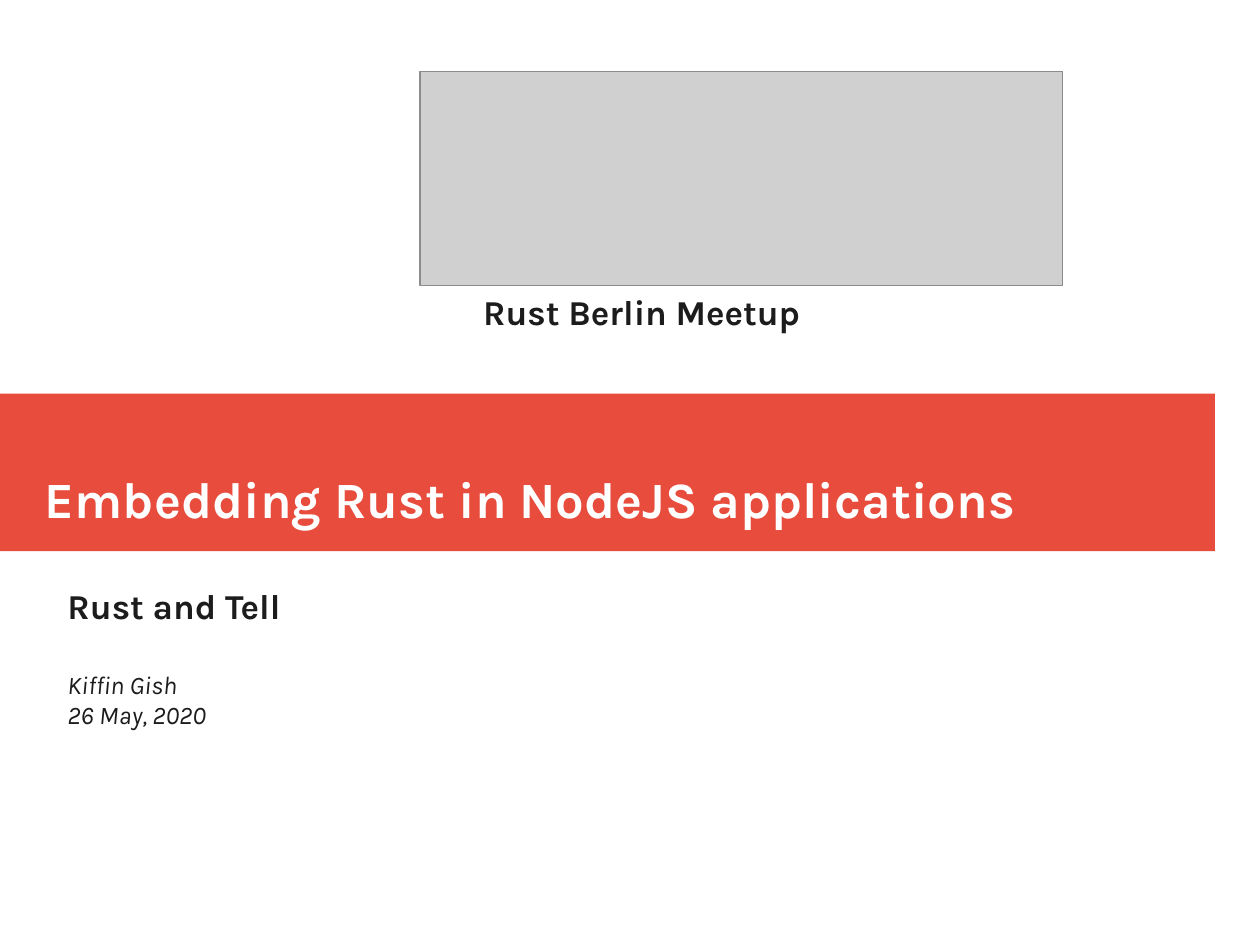
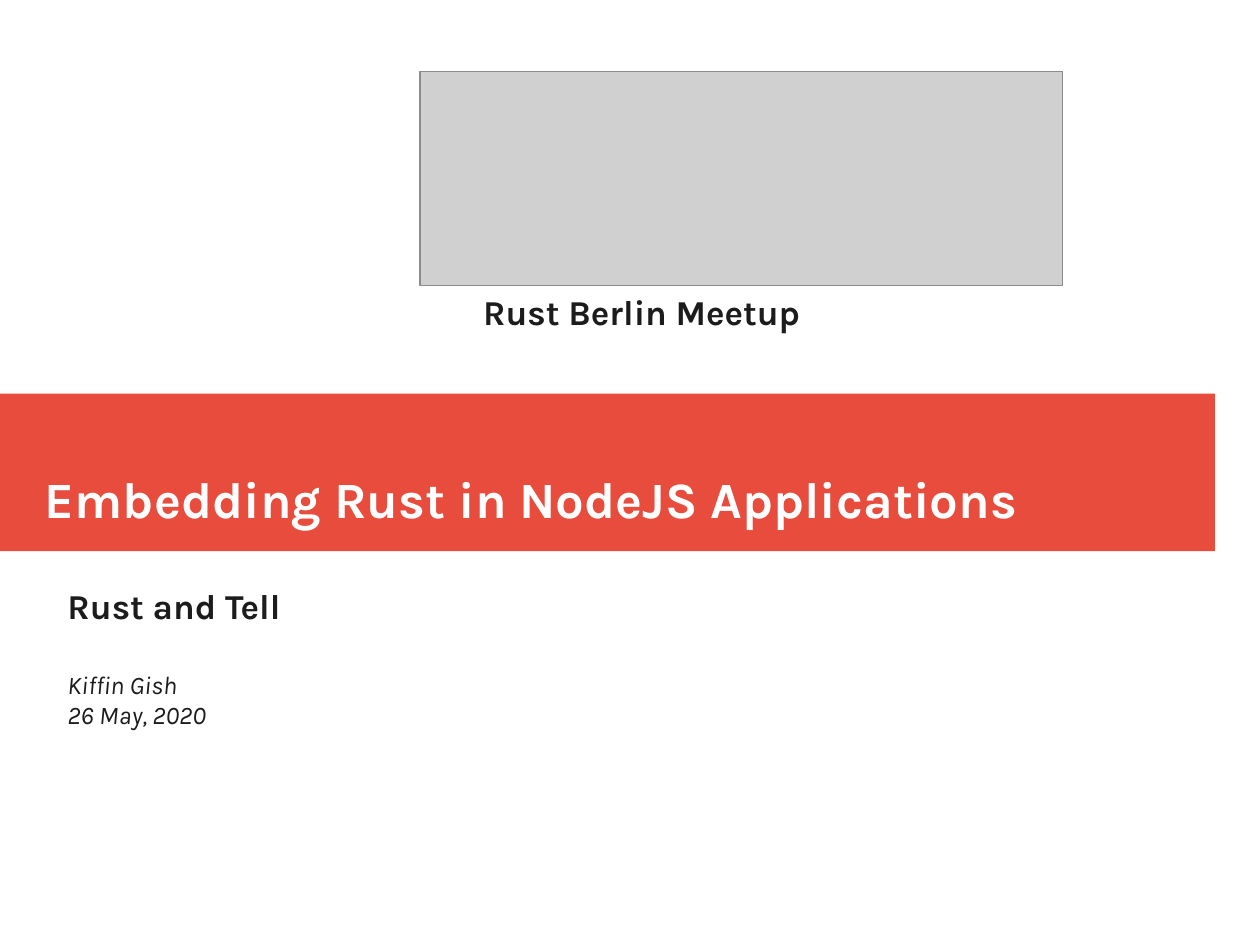
Before and after one commit to kgish/rust-node-addon-template, a slide deck: slide 1 of documents/Embedding-Rust-in-NodeJS-applications.odp. Drawn at 1260x945 pixels with LibreOffice and Linux fonts; fonts in the diff are those of the drawing; grey boxes stand for pictures. Boxes give left, top, right and bottom in pixels: in the first picture for what was removed or moved away, otherwise in the second. Text is boxed around its words. In the diff, an @@ line names an element or a change of style, - is before the commit and + after.

```diff
--- a/documents/Embedding-Rust-in-NodeJS-applications.odp
+++ b/documents/Embedding-Rust-in-NodeJS-applications.odp
@@ title at box(45, 482, 1017, 530): text changed @@
-Embedding Rust in NodeJS applications
+Embedding Rust in NodeJS Applications
```
Also in this commit, not shown: 6 other slides changed, 1 other file.
